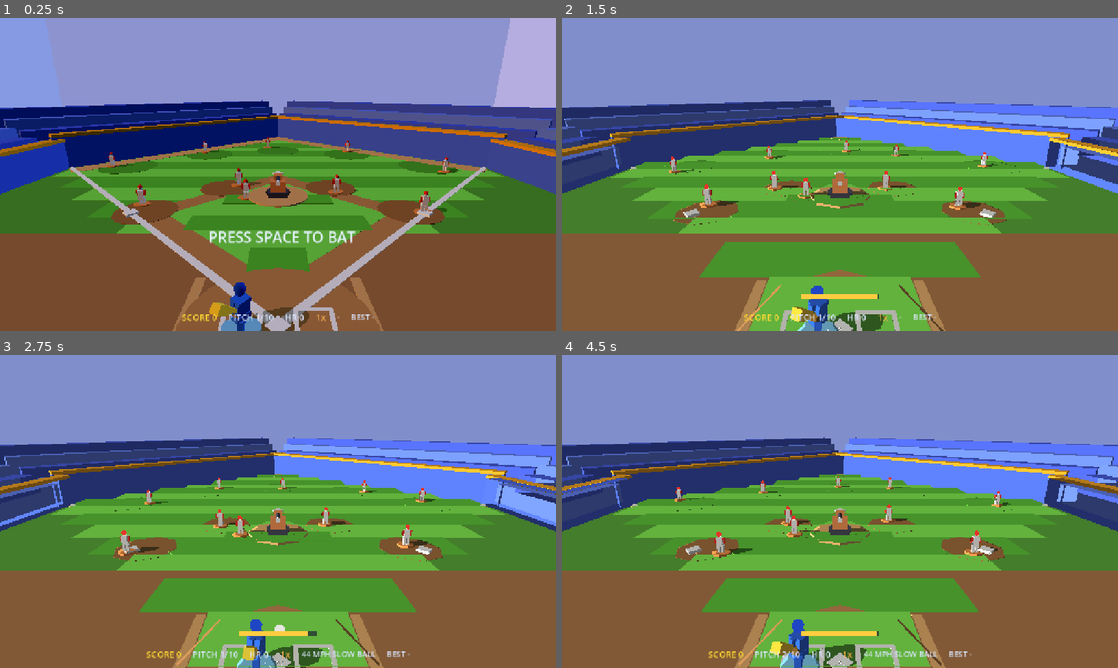
Above: before the commit, frames 1-4 (two rows, left to right).
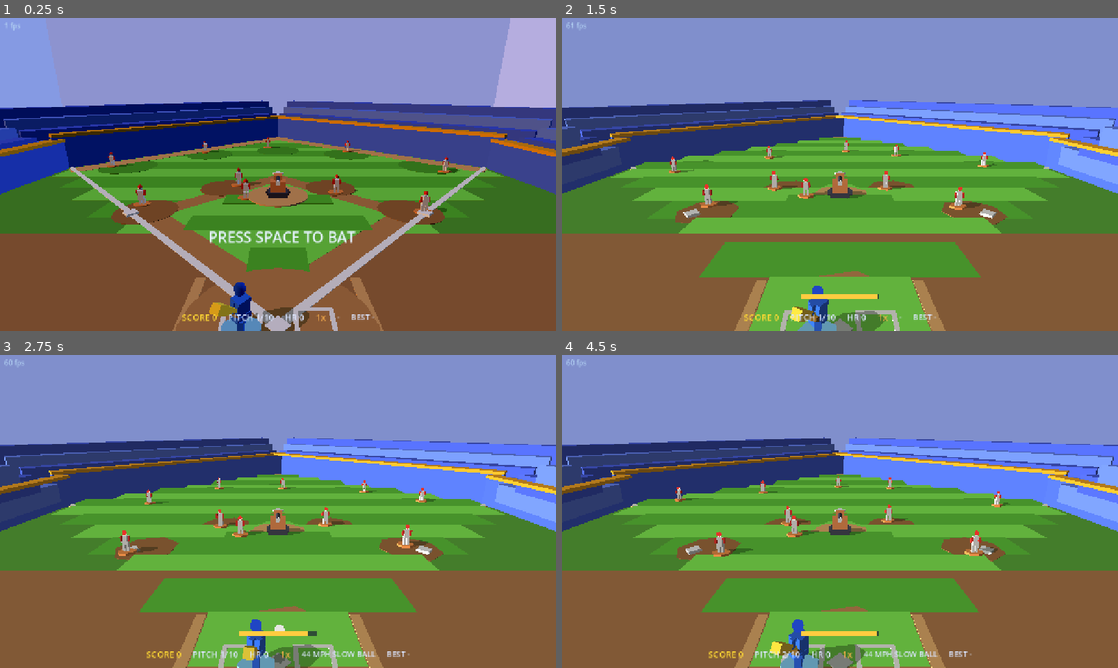
Above: after the commit, the same moments.

Repository: BriceKrispies/axiom
Game: Godot game, scene res://main.tscn
Same seed, same stepped clock (60 frames per second), same inputs: the game is played once before the commit and once after it.
Inputs:
- Up to frame 1 (0.25 s): no input
- Up to frame 2 (1.5 s): tap Space (swing) at 0.5, 0.6, 1.35 s; hold D (move_right) 0.53-1.28 s; hold B (toggle_backend) from 1.28 s (still down)
- Up to frame 3 (2.75 s): release B (toggle_backend) at 2.03 s; hold D (move_right) from 2.03 s (still down); tap Space (swing) at 2.1 s
- Up to frame 4 (4.5 s): tap Space (swing) at 2.85, 3.6, 4.35 s; release D (move_right) at 3.53 s; hold A (move_left) from 3.53 s (still down); tap Enter (restart) at 4.15 s

The runs differ from the first frame. In frame 1, less than 0.1% of the frame differs, in the area x 1-4%, y 1-4%; in frame 2, 2.6%; in frame 3, 2.3%; in frame 4, 2.9%, in the area x 0-100%, y 1-100%.

Commit message:
ports/godot-home-run: fast canvas2d renderer + on-screen touch controls
Canvas2DRenderer, three big perf wins (it's CPU rasterization in GDScript, phones
included):
- Backface culling: only front faces of each convex box/cylinder are emitted,
  halving the work AND removing intra-object overlap (no per-face sort needed).
- Static cache: the fixed stadium geometry is projected once and reused until the
  camera actually moves, instead of every frame.
- Batching: every visible face is triangulated into one triangle array drawn in a
  single canvas_item_add_triangle_array call, not thousands of draw calls.
Instances painter-sort by their farthest vertex so the big ground/backdrop draw
behind everything. Result: 60 fps (was single digits).

Also:
- game.gd: on-screen controls for touch/web -- move < / > buttons and a big SWING
  button (which also starts the round and restarts once it's over). Hidden on
  desktop native.
- hud.gd: a small fps readout.

Verified in-browser: canvas2d renders the full scene at 60 fps and the SWING
button starts a round + fires the swing.

Co-Authored-By: Claude Opus 4.8 (1M context) <noreply@anthropic.com>
Claude-Session: https://claude.ai/code/session_01QAAQ4WYJdMYXGSxtdUHaQs

Diff:
--- a/ports/godot-home-run/scripts/canvas2d_renderer.gd
+++ b/ports/godot-home-run/scripts/canvas2d_renderer.gd
@@ -1,23 +1,31 @@
-# Canvas2DRenderer — a hand-rolled software "3D attempt", the direct analogue of
-# Axiom's canvas2d backend. It reads the SAME scene the 3D pipeline draws (every
-# MeshInstance3D / MultiMeshInstance3D under Field), projects each box/cylinder/
-# sphere to screen space itself (view+projection math in GDScript, with near-plane
-# clipping), painter-sorts the faces by depth, and fills them as flat-shaded 2D
-# polygons/circles via Godot's CanvasItem API. The 3D *math* is software; only the
-# final 2D fills are accelerated — exactly like the original's canvas2d path, which
-# bypasses WebGL rather than routing through it.
+# Canvas2DRenderer — a hand-rolled software "3D attempt", the analogue of Axiom's
+# canvas2d backend. It reads the same 3D scene the GPU pipeline draws, projects each
+# box/cylinder/sphere to screen itself (view+projection in GDScript, Sutherland-
+# Hodgman near-plane clip), and fills flat-shaded polygons on Godot's 2D canvas.
 #
-# The host blanks the real 3D (Camera3D.cull_mask = 0) and shows this instead.
+# Performance (this is CPU rasterization in GDScript, on phones too), three levers:
+#   * BACKFACE CULLING — only front faces of each convex box/cylinder are emitted,
+#     halving the work and removing intra-object overlap (so no per-face sort needed).
+#   * STATIC CACHE — the stadium is fixed geometry; its projected triangles are built
+#     once and reused until the camera actually moves.
+#   * BATCHING — every face is triangulated into ONE big triangle array drawn in a
+#     single canvas_item_add_triangle_array call, instead of thousands of draw calls.
+# Instances are painter-sorted by their FARTHEST vertex so the huge ground/backdrop
+# polys draw behind everything.
 extends Node2D
 
+const HRC = preload("res://scripts/constants.gd")
+
 var camera: Camera3D
-var field: Node3D
+var static_root: Node3D
+var actors_root: Node3D
 var enabled := false
 var sky := Color(0.62, 0.72, 0.95)
 
 const W_EPS := 0.05
 const AMBIENT := 0.42
-const CYL_SEG := 8
+const CYL_SEG := 7
+const SPH_SEG := 9
 
 const BOX_CORNERS: Array[Vector3] = [
 	Vector3(-0.5, -0.5, -0.5), Vector3(0.5, -0.5, -0.5), Vector3(0.5, 0.5, -0.5), Vector3(-0.5, 0.5, -0.5),
@@ -32,12 +40,21 @@
 var _view: Transform3D
 var _vp: Vector2
 var _light := Vector3(0, 1, 0)
+var _energy := 0.8
+var _cam_pos := Vector3.ZERO
 var _cam_right := Vector3(1, 0, 0)
-var _energy := 0.8
-
-func setup(cam: Camera3D, field_node: Node3D) -> void:
+
+# static cache (rebuilt only when the camera moves)
+var _static_pts := PackedVector2Array()
+var _static_cols := PackedColorArray()
+var _have_static := false
+var _last_view: Transform3D
+var _last_proj: Projection
+
+func setup(cam: Camera3D, static_node: Node3D, actors_node: Node3D) -> void:
 	camera = cam
-	field = field_node
+	static_root = static_node
+	actors_root = actors_node
 
 func set_frame(sun_dir: Vector3, energy: float) -> void:
 	_light = (-sun_dir).normalized()
@@ -47,33 +64,70 @@
 	if not enabled or camera == null:
 		return
 	_vp = get_viewport_rect().size
-	draw_rect(Rect2(Vector2.ZERO, _vp), sky)
 	_proj = camera.get_camera_projection()
 	_view = camera.get_camera_transform().affine_inverse()
+	_cam_pos = camera.global_position
 	_cam_right = camera.global_transform.basis.x.normalized()
-	var prims: Array = []
-	_gather(field, prims)
-	prims.sort_custom(func(a, b): return a[0] > b[0])
-	for p in prims:
-		if p[1] == 0:
-			draw_colored_polygon(p[2], p[3])
-		else:
-			draw_circle(p[2], p[3], p[4])
-
-func _gather(node: Node, prims: Array) -> void:
+	draw_rect(Rect2(Vector2.ZERO, _vp), sky)
+
+	if not _have_static or _view != _last_view or _proj != _last_proj:
+		_last_view = _view
+		_last_proj = _proj
+		var s_insts: Array = []
+		_collect(static_root, s_insts)
+		var packed := _pack(s_insts)
+		_static_pts = packed[0]
+		_static_cols = packed[1]
+		_have_static = true
+	_blit(_static_pts, _static_cols)
+
+	var d_insts: Array = []
+	_collect(actors_root, d_insts)
+	var dp := _pack(d_insts)
+	_blit(dp[0], dp[1])
+
+func _blit(pts: PackedVector2Array, cols: PackedColorArray) -> void:
+	var n := pts.size()
+	if n < 3:
+		return
+	var idx := PackedInt32Array()
+	idx.resize(n)
+	for i in range(n):
+		idx[i] = i
+	RenderingServer.canvas_item_add_triangle_array(get_canvas_item(), idx, pts, cols)
+
+# Sort instances back-to-front and fan-triangulate every face into one soup.
+func _pack(insts: Array) -> Array:
+	insts.sort_custom(func(a, b): return a[0] > b[0])
+	var pts := PackedVector2Array()
+	var cols := PackedColorArray()
+	for inst in insts:
+		for face in inst[1]:
+			var poly: PackedVector2Array = face[0]
+			var col: Color = face[1]
+			for i in range(1, poly.size() - 1):
+				pts.append(poly[0])
+				pts.append(poly[i])
+				pts.append(poly[i + 1])
+				cols.append(col)
+				cols.append(col)
+				cols.append(col)
+	return [pts, cols]
+
+func _collect(node: Node, out: Array) -> void:
 	for child in node.get_children():
 		if child is MeshInstance3D:
 			if child.visible:
-				_emit(child.mesh, child.global_transform, child.material_override, prims)
+				_emit(child.mesh, child.global_transform, child.material_override, out)
 		elif child is MultiMeshInstance3D and child.visible:
 			var mm: MultiMesh = child.multimesh
 			var base: Transform3D = child.global_transform
 			for i in range(mm.instance_count):
-				_emit(mm.mesh, base * mm.get_instance_transform(i), child.material_override, prims)
+				_emit(mm.mesh, base * mm.get_instance_transform(i), child.material_override, out)
 		if child.get_child_count() > 0:
-			_gather(child, prims)
-
-func _emit(mesh: Mesh, xform: Transform3D, mat: Material, prims: Array) -> void:
+			_collect(child, out)
+
+func _emit(mesh: Mesh, xform: Transform3D, mat: Material, out: Array) -> void:
 	var albedo := Color(1, 0, 1)
 	var emission := Color(0, 0, 0)
 	if mat is StandardMaterial3D:
@@ -81,14 +135,12 @@
 		if mat.emission_enabled:
 			emission = mat.emission * mat.emission_energy_multiplier
 	if mesh is BoxMesh:
-		_box(xform, albedo, emission, prims)
+		_box(xform, albedo, emission, out)
 	elif mesh is CylinderMesh:
-		_cyl(xform, albedo, emission, prims)
+		_cyl(xform, albedo, emission, out)
 	elif mesh is SphereMesh:
-		_sphere(xform, albedo, emission, prims)
-
-# Flat Lambert with emission as a per-channel FLOOR (glow materials never go dark,
-# but don't blow out to white the way additive emission would in this LDR fill).
+		_sphere(xform, albedo, emission, out)
+
 func _shade(albedo: Color, emission: Color, shade: float) -> Color:
 	return Color(
 		clampf(maxf(albedo.r * shade, emission.r), 0.0, 1.0),
@@ -103,8 +155,6 @@
 func _screen(v: Vector4) -> Vector2:
 	return Vector2((v.x / v.w * 0.5 + 0.5) * _vp.x, (0.5 - v.y / v.w * 0.5) * _vp.y)
 
-# Sutherland-Hodgman clip of a Vector4 polygon against the w >= W_EPS half-space
-# (drops geometry behind the camera without the near-plane coordinate blow-up).
 func _clip_w(poly: Array) -> Array:
 	var out: Array = []
 	var n := poly.size()
@@ -118,66 +168,89 @@
 			out.append(a.lerp(b, (W_EPS - a.w) / (b.w - a.w)))
 	return out
 
-func _emit_poly(poly4: Array, col: Color, prims: Array) -> void:
+# Clip a clip-space polygon, project to screen, drop degenerate (edge-on) polys.
+func _project_face(poly4: Array) -> PackedVector2Array:
 	var clipped := _clip_w(poly4)
 	if clipped.size() < 3:
-		return
+		return PackedVector2Array()
 	var pts := PackedVector2Array()
-	# Sort by the FARTHEST vertex (max clip-w), not the average: the huge ground/
-	# deck/sky polygons span from right in front of the camera to the far outfield,
-	# and an average depth makes them sort "near" and paint over the stands + actors.
-	# The farthest-point key draws those big floor/backdrop polys first (behind).
-	var depth := 0.0
 	for v: Vector4 in clipped:
 		pts.append(_screen(v))
-		depth = maxf(depth, v.w)
-	# Skip degenerate polygons (thin edges seen edge-on) so draw_colored_polygon's
-	# triangulator never chokes on a zero-area shape.
 	var area := 0.0
 	var m := pts.size()
 	for i in range(m):
 		area += pts[i].x * pts[(i + 1) % m].y - pts[(i + 1) % m].x * pts[i].y
 	if absf(area) < 1.0:
-		return
-	prims.append([depth, 0, pts, col, null])
-
-func _box(xform: Transform3D, albedo: Color, emission: Color, prims: Array) -> void:
-	var wc: Array[Vector4] = []
+		return PackedVector2Array()
+	return pts
+
+func _box(xform: Transform3D, albedo: Color, emission: Color, out: Array) -> void:
+	var cc: Array[Vector4] = []
 	for c in BOX_CORNERS:
-		wc.append(_clip4(xform * c))
+		cc.append(_clip4(xform * c))
+	var faces: Array = []
+	var maxw := 0.0
 	for fi in range(6):
-		var nrm := (xform.basis * BOX_NORMALS[fi]).normalized()
-		var shade := AMBIENT + _energy * maxf(0.0, nrm.dot(_light))
+		var wn := (xform.basis * BOX_NORMALS[fi]).normalized()
+		var fc := xform * (BOX_NORMALS[fi] * 0.5)
+		if wn.dot(fc - _cam_pos) >= 0.0:  # backface: skip
+			continue
 		var face: Array = BOX_FACES[fi]
-		_emit_poly([wc[face[0]], wc[face[1]], wc[face[2]], wc[face[3]]], _shade(albedo, emission, shade), prims)
-
-func _cyl(xform: Transform3D, albedo: Color, emission: Color, prims: Array) -> void:
-	var top: Array[Vector3] = []
-	var bot: Array[Vector3] = []
+		var poly4 := [cc[face[0]], cc[face[1]], cc[face[2]], cc[face[3]]]
+		var scr := _project_face(poly4)
+		if scr.size() < 3:
+			continue
+		var shade := AMBIENT + _energy * maxf(0.0, wn.dot(_light))
+		faces.append([scr, _shade(albedo, emission, shade)])
+		for v: Vector4 in poly4:
+			maxw = maxf(maxw, v.w)
+	if faces.size() > 0:
+		out.append([maxw, faces])
+
+func _cyl(xform: Transform3D, albedo: Color, emission: Color, out: Array) -> void:
+	var top: Array[Vector4] = []
+	var bot: Array[Vector4] = []
 	for s in range(CYL_SEG):
 		var ang := TAU * s / CYL_SEG
 		var lx := 0.5 * cos(ang)
 		var lz := 0.5 * sin(ang)
-		top.append(xform * Vector3(lx, 0.5, lz))
-		bot.append(xform * Vector3(lx, -0.5, lz))
+		top.append(_clip4(xform * Vector3(lx, 0.5, lz)))
+		bot.append(_clip4(xform * Vector3(lx, -0.5, lz)))
+	var faces: Array = []
+	var maxw := 0.0
 	for s in range(CYL_SEG):
 		var s2 := (s + 1) % CYL_SEG
 		var ang := TAU * (s + 0.5) / CYL_SEG
-		var nrm := (xform.basis * Vector3(cos(ang), 0, sin(ang))).normalized()
-		var shade := AMBIENT + _energy * maxf(0.0, nrm.dot(_light))
-		_emit_poly([_clip4(top[s]), _clip4(top[s2]), _clip4(bot[s2]), _clip4(bot[s])], _shade(albedo, emission, shade), prims)
-	var ntop := (xform.basis * Vector3(0, 1, 0)).normalized()
-	var top_poly: Array = []
-	for s in range(CYL_SEG):
-		top_poly.append(_clip4(top[s]))
-	_emit_poly(top_poly, _shade(albedo, emission, AMBIENT + _energy * maxf(0.0, ntop.dot(_light))), prims)
-	var nbot := (xform.basis * Vector3(0, -1, 0)).normalized()
-	var bot_poly: Array = []
-	for s in range(CYL_SEG - 1, -1, -1):
-		bot_poly.append(_clip4(bot[s]))
-	_emit_poly(bot_poly, _shade(albedo, emission, AMBIENT + _energy * maxf(0.0, nbot.dot(_light))), prims)
-
-func _sphere(xform: Transform3D, albedo: Color, emission: Color, prims: Array) -> void:
+		var wn := (xform.basis * Vector3(cos(ang), 0, sin(ang))).normalized()
+		var fc := xform * Vector3(cos(ang) * 0.5, 0, sin(ang) * 0.5)
+		if wn.dot(fc - _cam_pos) >= 0.0:
+			continue
+		var scr := _project_face([top[s], top[s2], bot[s2], bot[s]])
+		if scr.size() < 3:
+			continue
+		faces.append([scr, _shade(albedo, emission, AMBIENT + _energy * maxf(0.0, wn.dot(_light)))])
+		maxw = maxf(maxw, maxf(top[s].w, bot[s].w))
+	_cap(xform, Vector3(0, 1, 0), top, albedo, emission, faces)
+	_cap(xform, Vector3(0, -1, 0), bot, albedo, emission, faces)
+	for v: Vector4 in top:
+		maxw = maxf(maxw, v.w)
+	if faces.size() > 0:
+		out.append([maxw, faces])
+
+func _cap(xform: Transform3D, local_n: Vector3, ring: Array, albedo: Color, emission: Color, faces: Array) -> void:
+	var wn := (xform.basis * local_n).normalized()
+	var fc := xform * (local_n * 0.5)
+	if wn.dot(fc - _cam_pos) >= 0.0:
+		return
+	var poly4: Array = []
+	var order := range(ring.size()) if local_n.y > 0.0 else range(ring.size() - 1, -1, -1)
+	for i in order:
+		poly4.append(ring[i])
+	var scr := _project_face(poly4)
+	if scr.size() >= 3:
+		faces.append([scr, _shade(albedo, emission, AMBIENT + _energy * maxf(0.0, wn.dot(_light)))])
+
+func _sphere(xform: Transform3D, albedo: Color, emission: Color, out: Array) -> void:
 	var c4 := _clip4(xform.origin)
 	if c4.w < W_EPS:
 		return
@@ -186,4 +259,11 @@
 	if e4.w < W_EPS:
 		return
 	var center := _screen(c4)
-	prims.append([c4.w, 1, center, center.distance_to(_screen(e4)), _shade(albedo, emission, AMBIENT + _energy * 0.55)])
+	var rad := center.distance_to(_screen(e4))
+	if rad < 0.5:
+		return
+	var poly := PackedVector2Array()
+	for s in range(SPH_SEG):
+		var ang := TAU * s / SPH_SEG
+		poly.append(center + Vector2(cos(ang), sin(ang)) * rad)
+	out.append([c4.w, [[poly, _shade(albedo, emission, AMBIENT + _energy * 0.55)]]])
--- a/ports/godot-home-run/scripts/game.gd
+++ b/ports/godot-home-run/scripts/game.gd
@@ -39,6 +39,9 @@
 var _audio: AudioScript
 var _canvas: Canvas2DRenderer
 var _canvas_mode := false
+var _touch_left := false
+var _touch_right := false
+var _touch_swing := false
 
 # Screenshot affordance: run with `-- shot <frame> [out.png] [seed] [swingAt]`.
 var _shot_at := -1
@@ -86,7 +89,7 @@
 	canvas_layer.layer = 0
 	add_child(canvas_layer)
 	_canvas = Canvas2DRenderer.new()
-	_canvas.setup(_camera, $Field)
+	_canvas.setup(_camera, $Field/Static, $Field/Actors)
 	canvas_layer.add_child(_canvas)
 
 	_camera.near = HRC.CAMERA_NEAR
@@ -98,8 +101,45 @@
 	_sun_light.shadow_enabled = false
 
 	feedback.connect(_hud.on_feedback)
+	_build_touch_ui()
 
 	_session = HomeRunSession.new(_shot_seed if _shot_seed >= 0 else randi())
+
+# On-screen controls for touch/web (hidden on desktop): move left/right + a big
+# SWING button (which also starts the round and restarts once it's over).
+func _build_touch_ui() -> void:
+	if not (DisplayServer.is_touchscreen_available() or OS.has_feature("web")):
+		return
+	var layer := CanvasLayer.new()
+	layer.layer = 2
+	add_child(layer)
+	var left := _touch_button("<", 0.0, 24, 40, 104, 104)
+	left.button_down.connect(func() -> void: _touch_left = true)
+	left.button_up.connect(func() -> void: _touch_left = false)
+	layer.add_child(left)
+	var right := _touch_button(">", 0.0, 140, 40, 104, 104)
+	right.button_down.connect(func() -> void: _touch_right = true)
+	right.button_up.connect(func() -> void: _touch_right = false)
+	layer.add_child(right)
+	var swing := _touch_button("SWING", 1.0, -236, 48, 212, 128)
+	swing.button_down.connect(func() -> void: _touch_swing = true)
+	layer.add_child(swing)
+
+func _touch_button(label: String, anchor_x: float, left_off: float, bottom_off: float, w: float, h: float) -> Button:
+	var b := Button.new()
+	b.text = label
+	b.focus_mode = Control.FOCUS_NONE
+	b.anchor_left = anchor_x
+	b.anchor_right = anchor_x
+	b.anchor_top = 1.0
+	b.anchor_bottom = 1.0
+	b.offset_left = left_off
+	b.offset_right = left_off + w
+	b.offset_top = -bottom_off - h
+	b.offset_bottom = -bottom_off
+	b.modulate = Color(1, 1, 1, 0.7)
+	b.add_theme_font_size_override("font_size", 30)
+	return b
 
 func _build_meshes() -> void:
 	var box := BoxMesh.new()
@@ -142,9 +182,11 @@
 	_frame += 1
 	if Input.is_action_just_pressed("toggle_backend"):
 		_canvas_mode = not _canvas_mode
-	var swing_edge := Input.is_action_just_pressed("swing")
+	var swing_edge := Input.is_action_just_pressed("swing") or _touch_swing
+	_touch_swing = false
 	var restart_edge := Input.is_action_just_pressed("restart")
-	var move_x := -Input.get_axis("move_left", "move_right")
+	var axis := Input.get_axis("move_left", "move_right") + (1.0 if _touch_right else 0.0) - (1.0 if _touch_left else 0.0)
+	var move_x := -clampf(axis, -1.0, 1.0)
 	if _shot_at >= 0:
 		swing_edge = _frame == _shot_swing_at
 		restart_edge = _frame == 2
--- a/ports/godot-home-run/scripts/hud.gd
+++ b/ports/godot-home-run/scripts/hud.gd
@@ -21,6 +21,7 @@
 var _meter_fill: ColorRect
 var _lb_top: ColorRect
 var _lb_bottom: ColorRect
+var _fps: Label
 
 func _label(size: int, color: Color) -> Label:
 	var l := Label.new()
@@ -88,12 +89,17 @@
 	_meter_fill.mouse_filter = Control.MOUSE_FILTER_IGNORE
 	_meter_bg.add_child(_meter_fill)
 
+	_fps = _label(16, Color(0.7, 0.82, 0.95))
+	_fps.position = Vector2(10, 6)
+	add_child(_fps)
+
 func on_feedback(kind: String, text: String, _big: bool) -> void:
 	if text.length() > 0 and kind != "release":
 		_message.text = text
 		_message.modulate.a = 1.0
 
 func update(session: HomeRunSession, view: SceneView) -> void:
+	_fps.text = "%d fps" % Engine.get_frames_per_second()
 	_score.text = "SCORE %d" % session.score()
 	_pitch.text = "PITCH %d/%d" % [session.pitch_number(), 10]
 	_hr.text = "HR %d" % session.homers()
